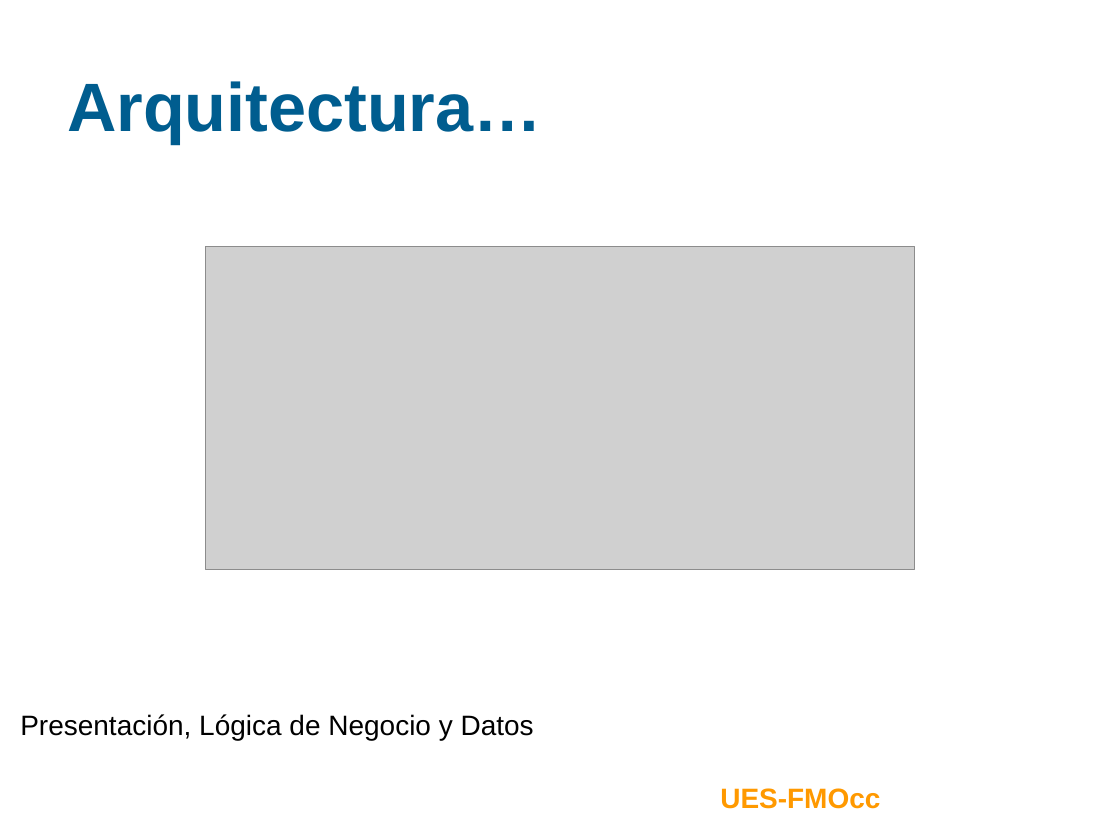
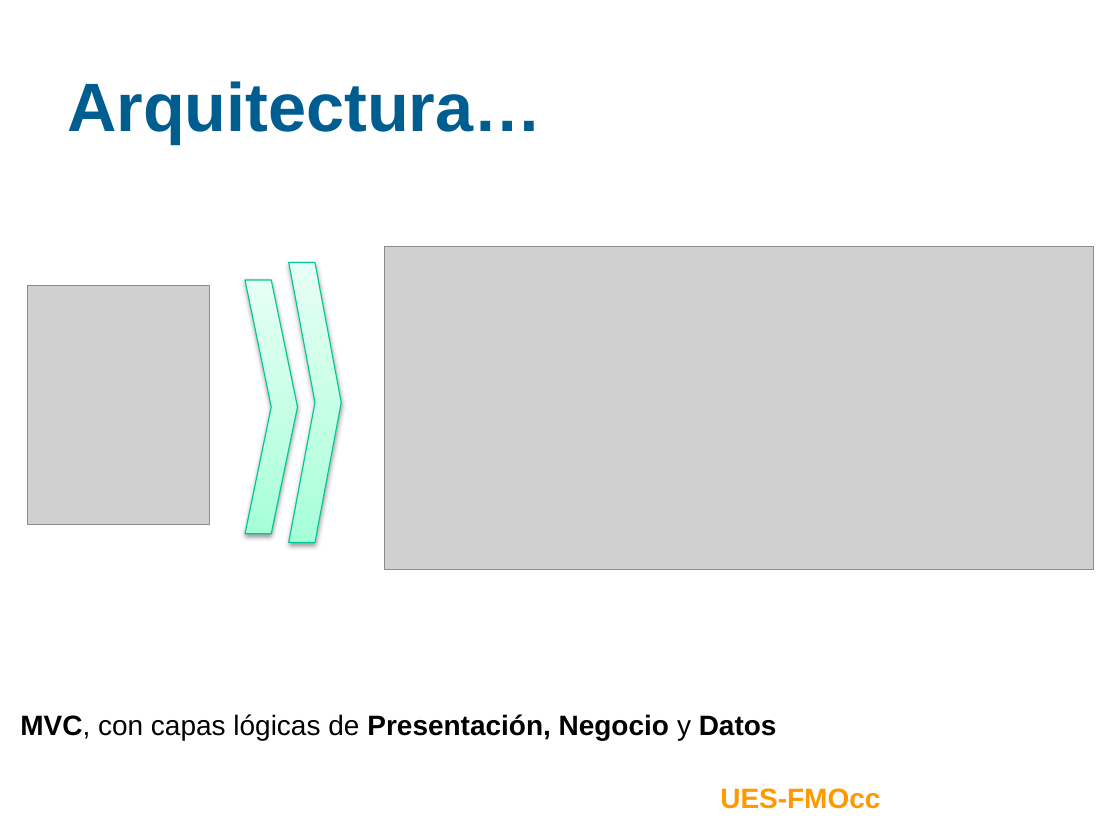
Before and after one commit to ramayac/jhard, a slide deck: slide 31 of presentaciones/defensa final/jhard final.pptx. Drawn at 1120x840 pixels with LibreOffice and Linux fonts; fonts in the diff are those of the drawing; grey boxes stand for pictures; background and template pictures are left out. Boxes give left, top, right and bottom in pixels: in the first picture for what was removed or moved away, otherwise in the second. Text is boxed around its words. In the diff, an @@ line names an element or a change of style, - is before the commit and + after.

Commit message:
fix diapositivas

```diff
--- a/presentaciones/defensa final/jhard final.pptx
+++ b/presentaciones/defensa final/jhard final.pptx
@@ chevron added at (289,262,342,542), fill gradient #A5FFD6 to #BFFFE2 to #E7FFF3, outline #00C896 0.75 pt @@
@@ picture: place and size @@
-picture at (205,246,914,570)
+picture at (384,246,1093,570)
@@ picture added at (28,286,211,525) @@
@@ chevron added at (245,280,298,534), fill gradient #A5FFD6 to #BFFFE2 to #E7FFF3, outline #00C896 0.75 pt @@
@@ text at (20,714,777,740): text changed; bold on @@
-Presentación, Lógica de Negocio y Datos
+MVC, con capas lógicas de Presentación, Negocio y Datos
```
